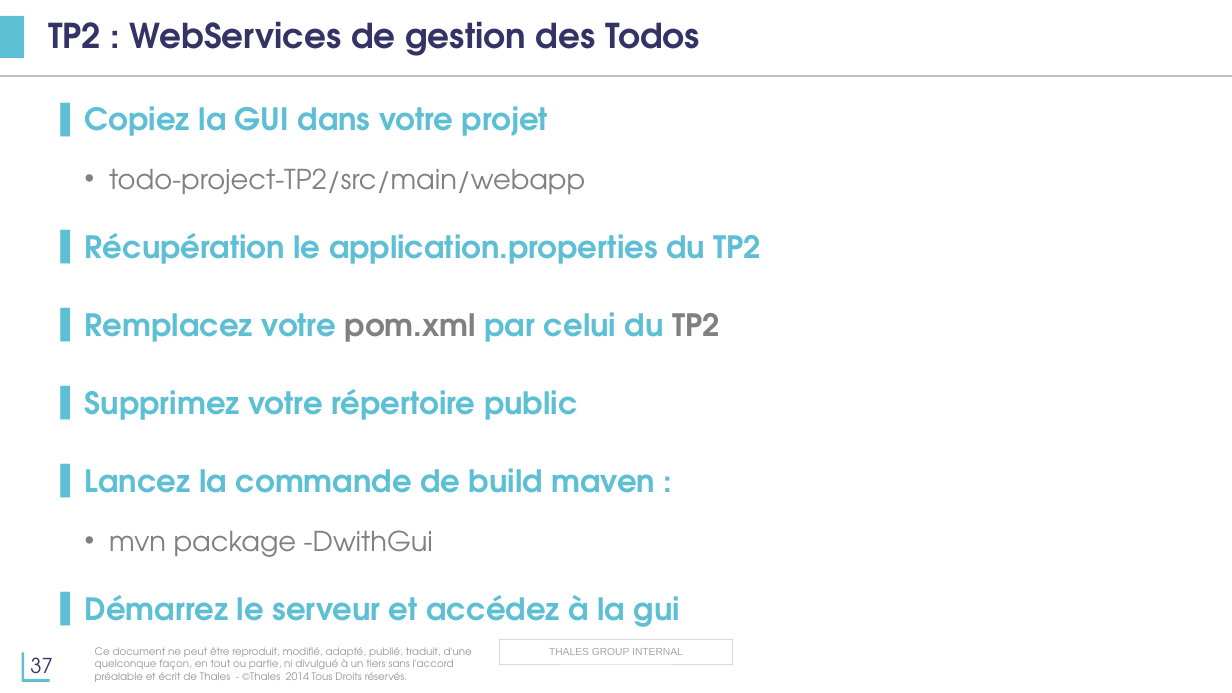
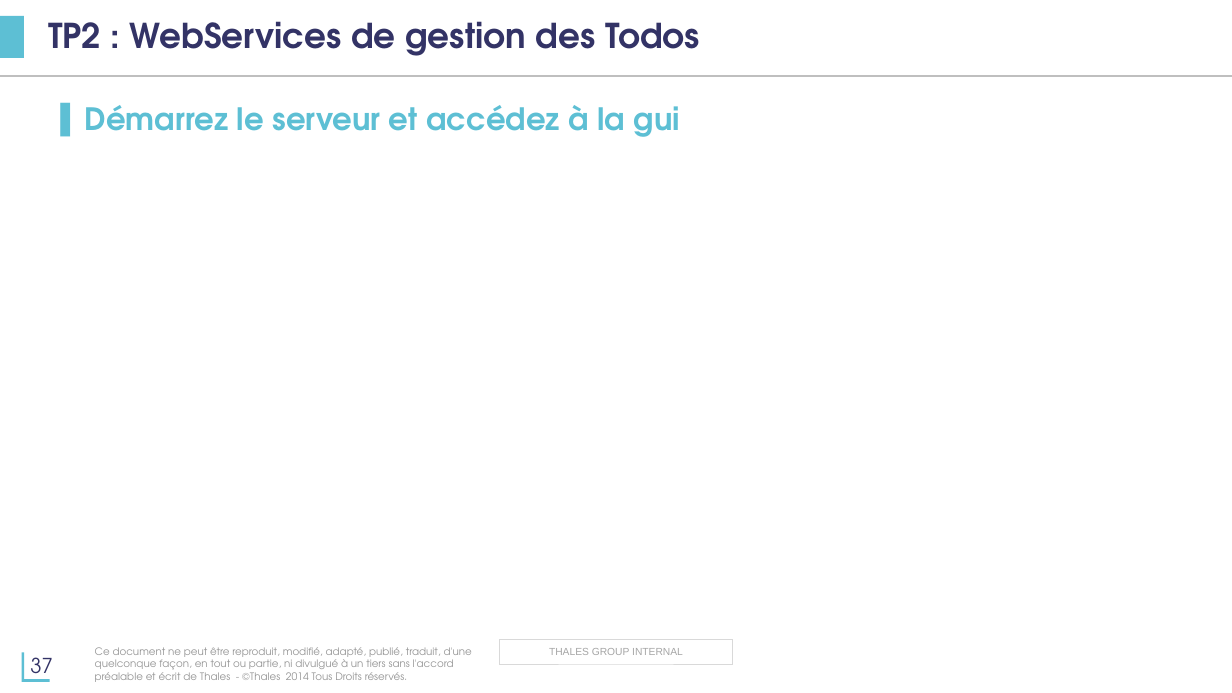
Before and after one commit to tsn-coding-dojo/java-spring-formation, a slide deck: slide 37 of présentation/Formation-Java.pptx. Drawn at 1232x693 pixels with LibreOffice and Linux fonts; fonts in the diff are those of the drawing; background and template pictures are left out. Boxes give left, top, right and bottom in pixels: in the first picture for what was removed or moved away, otherwise in the second. Text is boxed around its words. In the diff, an @@ line names an element or a change of style, - is before the commit and + after.

```diff
--- a/présentation/Formation-Java.pptx
+++ b/présentation/Formation-Java.pptx
@@ text at (x1=85, y1=106, x2=761, y2=557): paragraphs removed @@
-▌ Copiez la GUI dans votre projet
-  • todo-project-TP2/src/main/webapp
-▌ Récupération le application.properties du TP2
-▌ Remplacez votre pom.xml par celui du TP2
-▌ Supprimez votre répertoire public
-▌ Lancez la commande de build maven :
-  • mvn package -DwithGui
```
Also in this commit, not shown: 2 other slides changed.
